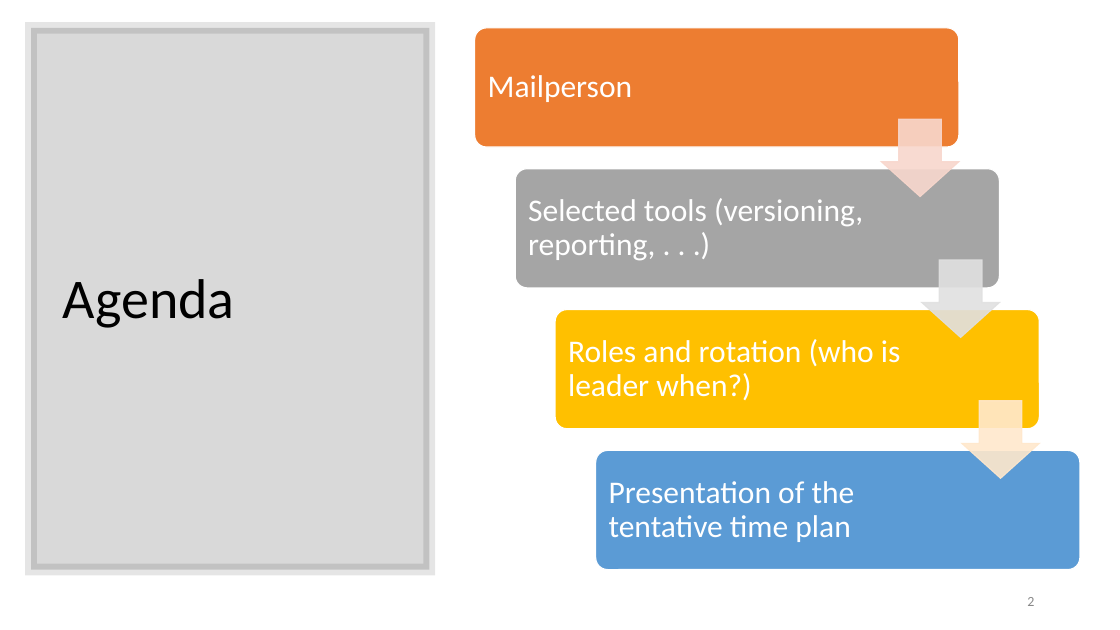
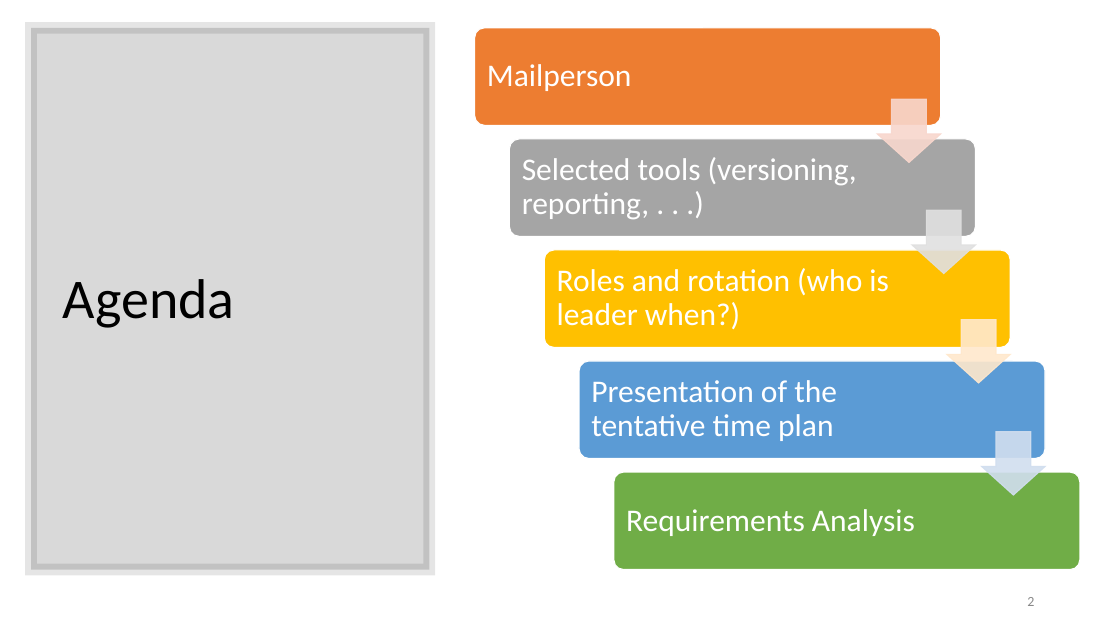
Before and after one commit to AymenNouidha/Rosa, a slide deck: slide 2 of 04_Presentations/01_Supervision_Meetings/01_Supervision_Meeting.pptx. Drawn at 1120x630 pixels with LibreOffice and Linux fonts; fonts in the diff are those of the drawing. Boxes give left, top, right and bottom in pixels: in the first picture for what was removed or moved away, otherwise in the second. Text is boxed around its words. In the diff, an @@ line names an element or a change of style, - is before the commit and + after.

```diff
--- a/04_Presentations/01_Supervision_Meetings/01_Supervision_Meeting.pptx
+++ b/04_Presentations/01_Supervision_Meetings/01_Supervision_Meeting.pptx
@@ rounded rectangle: place and size @@
-rounded rectangle at box(475, 28, 959, 147)
+rounded rectangle at box(475, 28, 941, 125)
@@ text "Mailperson": place and size @@
-text "Mailperson" at box(488, 75, 633, 102)
+text "Mailperson" at box(487, 64, 632, 91)
@@ down arrow: place and size @@
-down arrow at box(881, 119, 959, 197)
+down arrow at box(877, 99, 940, 162)
@@ rounded rectangle: place and size @@
-rounded rectangle at box(515, 169, 999, 288)
+rounded rectangle at box(509, 139, 975, 236)
@@ text "Selected tools (versioning, reporting, . ...": place and size @@
-text "Selected tools (versioning, reporting, . ..." at box(528, 198, 863, 260)
+text "Selected tools (versioning, reporting, . ..." at box(522, 157, 857, 219)
@@ down arrow: place and size @@
-down arrow at box(923, 260, 1000, 338)
+down arrow at box(912, 210, 975, 273)
@@ rounded rectangle: place and size @@
-rounded rectangle at box(555, 310, 1039, 429)
+rounded rectangle at box(544, 250, 1011, 348)
@@ text "Roles and rotation (who is ...": place and size @@
-text "Roles and rotation (who is ..." at box(568, 339, 901, 400)
+text "Roles and rotation (who is ..." at box(557, 268, 889, 329)
@@ down arrow: place and size @@
-down arrow at box(962, 401, 1039, 478)
+down arrow at box(947, 319, 1010, 382)
@@ rounded rectangle added at box(579, 361, 1045, 459), fill #5B9BD5, outline #FFFFFF 1 pt @@
@@ text "Presentation of the tentative time ...": place and size @@
-text "Presentation of the tentative time ..." at box(609, 481, 855, 542)
+text "Presentation of the tentative time ..." at box(591, 380, 837, 441)
@@ down arrow added at box(982, 432, 1045, 495), fill #D2DEEF at 90% opacity, outline #D2DEEF 1 pt @@
@@ rounded rectangle: place and size @@
-rounded rectangle at box(596, 450, 1080, 570)
+rounded rectangle at box(614, 472, 1081, 570)
@@ rounded rectangle at box(614, 472, 1081, 570): fill #5B9BD5 to #70AD47 @@
@@ text added at box(626, 509, 915, 536), 27 pt, text #FFFFFF @@
+Requirements Analysis
```
Also in this commit, not shown: 6 slides added, 1 slide removed, 9 other files.
